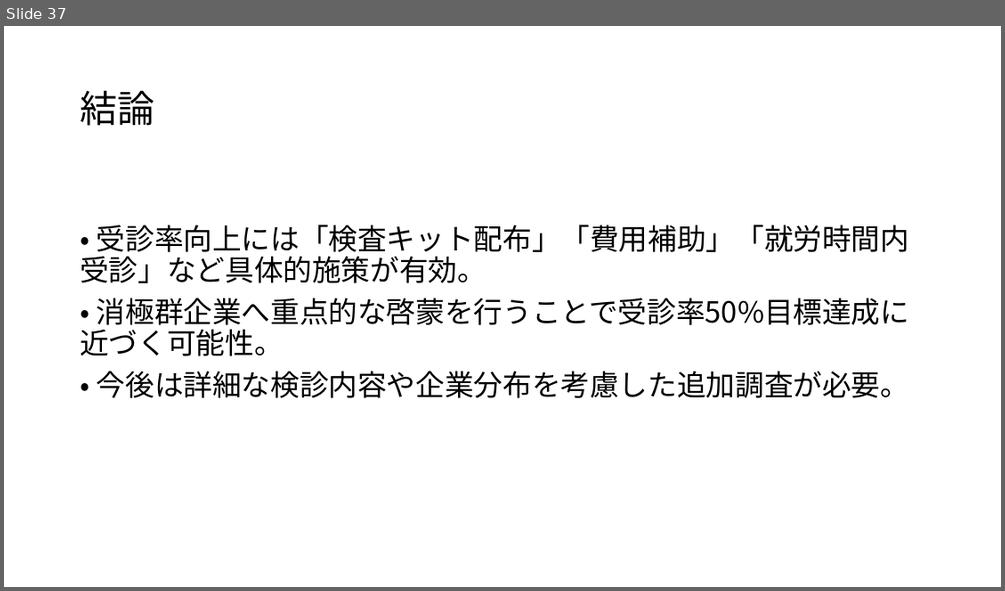
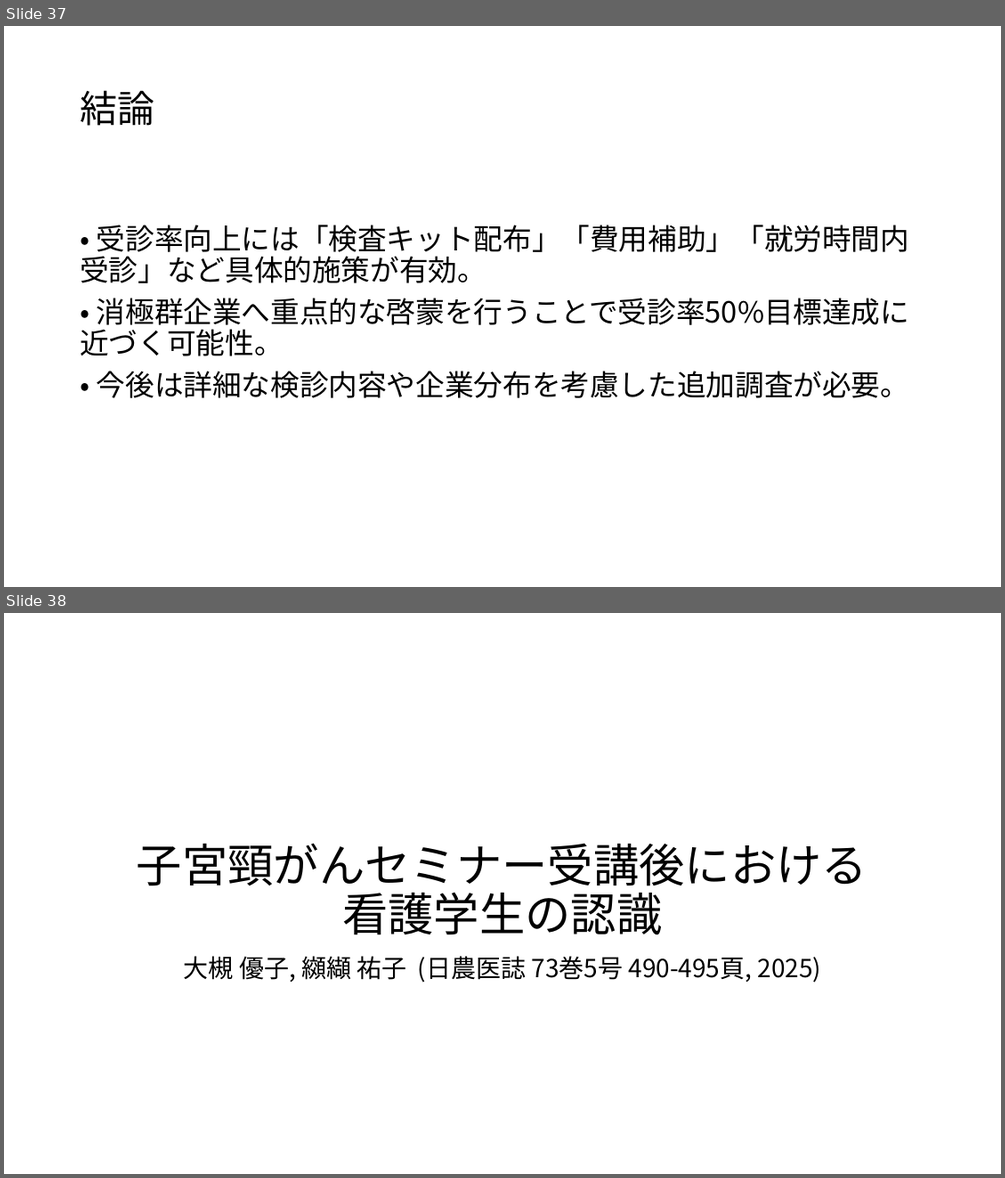
Before and after one commit to btanaka-econ/health-econ, a slide deck: cancer_screening/cancer_screening.pptx. Shown one above the other, each under a label of ours: slide 37 before the commit, slides 37 and 38 after it. The pictures are 1005x591 and 1005x1178 pixels, drawn with LibreOffice and Linux fonts; fonts in the diff are those of the drawing. Boxes give left, top, right and bottom in pixels: in the first picture for what was removed or moved away, otherwise in the second. Text is boxed around its words. In the diff, an @@ line names an element or a change of style, - is before the commit and + after.

```diff
--- a/cancer_screening/cancer_screening.pptx
+++ b/cancer_screening/cancer_screening.pptx
@@ slide 38 added at (x1=4, y1=613, x2=1001, y2=1174), background #FFFFFF @@
@@ title added at (x1=137, y1=843, x2=867, y2=935), 44 pt, text #000000 @@
+子宮頸がんセミナー受講後における
+看護学生の認識
@@ subtitle added at (x1=184, y1=956, x2=822, y2=982), 24 pt, text #000000 @@
+大槻 優子, 纐纈 祐子 (日農医誌 73巻5号 490‑495頁, 2025)
```
Also in this commit, not shown: 9 other slides added.
